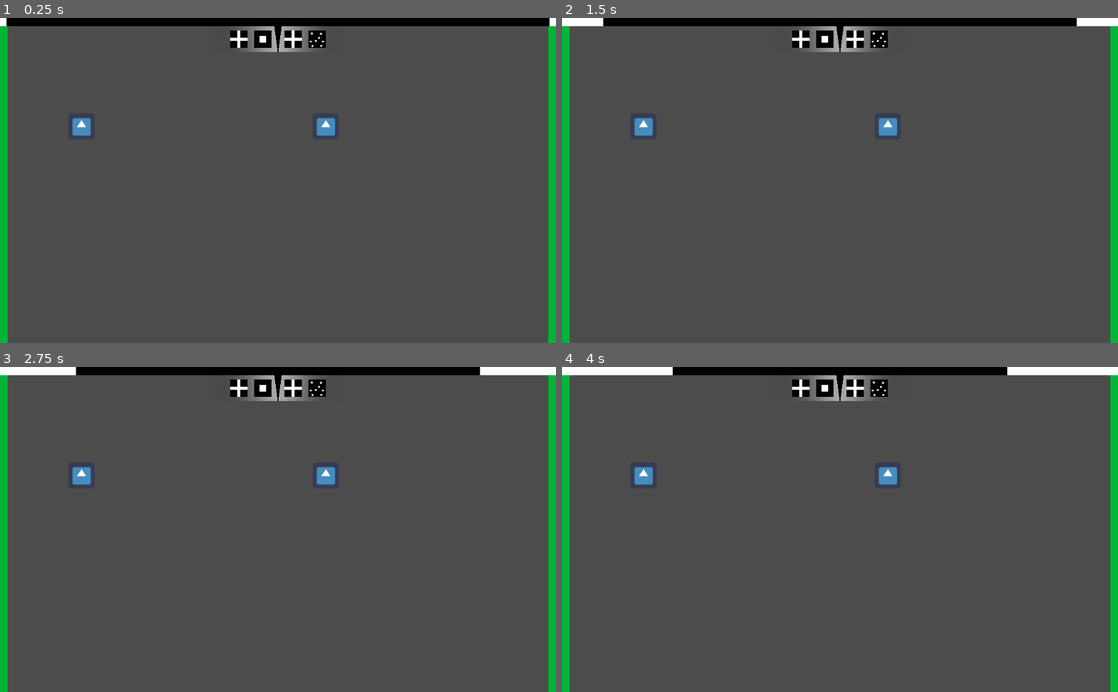
Above: before the commit, frames 1-4 (two rows, left to right).
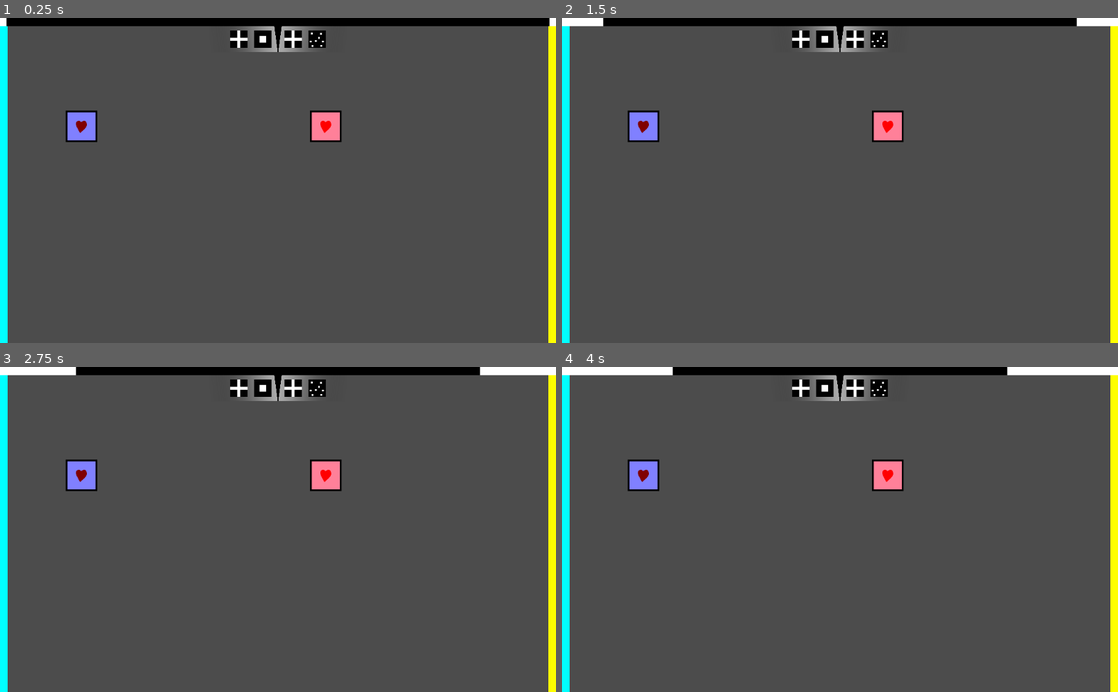
Above: after the commit, the same moments.

Repository: SamBumgardner/power-up-ld-51
Game: Godot game, scene res://scenes/Gameplay.tscn
Same seed, same stepped clock (60 frames per second), same inputs: the game is played once before the commit and once after it. The engine's default icon, where the game draws it, is replaced by a stand-in: a white triangle on a blue panel in a dark square.
Inputs:
- Up to frame 1 (0.25 s): no input
- Up to frame 2 (1.5 s): tap Enter at 0.5 s
- Up to frame 3 (2.75 s): no input
- Up to frame 4 (4 s): tap Space at 3.5 s

The runs differ from the first frame. In frame 1, 3.8% of the frame differs, in the area x 0-100%, y 2-100%; in frame 2, 3.8%; in frame 3, 3.8%; in frame 4, 3.8%.

Commit message:
adjusted player graphic, health bars for readability

Diff:
--- a/hud/PlayerHealthBar.gd
+++ b/hud/PlayerHealthBar.gd
@@ -1,7 +1,16 @@
 extends ProgressBar
+
+const BLUE = Color(0, 25, 175, 200)
+const ORANGE = Color(225, 50, 0, 200)
 
 export(NodePath) var player_path
 onready var player:Player = get_node(player_path) as Player
 
+func _ready():
+	if player.player_number == 1:
+		self_modulate = BLUE
+	else:
+		self_modulate = ORANGE
+
 func _process(_delta):
 	value = player.health
--- a/hud/PlayerHealthBar.tscn
+++ b/hud/PlayerHealthBar.tscn
@@ -3,7 +3,7 @@
 [ext_resource path="res://hud/PlayerHealthBar.gd" type="Script" id=1]
 
 [sub_resource type="StyleBoxFlat" id=1]
-bg_color = Color( 0, 0.705882, 0.211765, 1 )
+bg_color = Color( 1, 1, 1, 1 )
 
 [sub_resource type="StyleBoxFlat" id=2]
 bg_color = Color( 0, 0, 0, 1 )
@@ -11,8 +11,10 @@
 [node name="HealthBar" type="ProgressBar"]
 anchor_right = 1.0
 anchor_bottom = 1.0
-margin_right = -1010.0
-margin_bottom = -15.0
+margin_top = 600.0
+margin_right = -439.0
+margin_bottom = 14.0
+rect_rotation = -90.0
 custom_styles/fg = SubResource( 1 )
 custom_styles/bg = SubResource( 2 )
 max_value = 10.0
--- a/patterns/CannonBase.gd
+++ b/patterns/CannonBase.gd
@@ -9,7 +9,7 @@
 var pattern_collision:int
 
 export var projectile_sprite_frame = 0
-export var base_velocity:float = 400
+export var base_velocity:float = 250
 var projectile_infos:Array
 var calc_vector:Vector2 = Vector2(1, 0)
 
--- a/scenes/Bullet.gd
+++ b/scenes/Bullet.gd
@@ -1,4 +1,7 @@
 extends Area2D
+
+const BLUE = Color(0, 25, 175, 200)
+const ORANGE = Color(225, 50, 0, 200)
 
 var screen_size
 var velocity = Vector2();
@@ -12,6 +15,11 @@
 	collision_layer = 0
 	collision_mask = spawn_collision_mask
 	$AnimatedSprite.frame = sprite_frame
+	# hacky way to color sprites to indicate player allegiance:
+	if (spawn_collision_mask % 2 == 0):
+		$AnimatedSprite.modulate = BLUE
+	else:
+		$AnimatedSprite.modulate = ORANGE
 
 func _physics_process(delta):
 	position += velocity * delta
--- a/scenes/Bullet.tscn
+++ b/scenes/Bullet.tscn
@@ -1,6 +1,6 @@
 [gd_scene load_steps=5 format=2]
 
-[ext_resource path="res://art/icon.png" type="Texture" id=1]
+[ext_resource path="res://art/bullet.png" type="Texture" id=1]
 [ext_resource path="res://scenes/Bullet.gd" type="Script" id=2]
 
 [sub_resource type="SpriteFrames" id=2]
@@ -12,12 +12,13 @@
 } ]
 
 [sub_resource type="CircleShape2D" id=1]
+radius = 5.0
 
 [node name="Bullet" type="Area2D"]
 script = ExtResource( 2 )
 
 [node name="AnimatedSprite" type="AnimatedSprite" parent="."]
-scale = Vector2( 0.5, 0.5 )
+scale = Vector2( 0.2, 0.2 )
 frames = SubResource( 2 )
 
 [node name="CollisionShape2D" type="CollisionShape2D" parent="."]
--- a/scenes/Gameplay.tscn
+++ b/scenes/Gameplay.tscn
@@ -22,16 +22,11 @@
 [node name="Projectiles" type="Node" parent="."]
 
 [node name="HealthBarP1" parent="." instance=ExtResource( 4 )]
-margin_top = 15.0
-margin_bottom = 0.0
 player_path = NodePath("../Player1")
 
 [node name="HealthBarP2" parent="." instance=ExtResource( 4 )]
-margin_left = 1024.0
-margin_top = 600.0
-margin_right = 14.0
-margin_bottom = 585.0
-rect_rotation = 180.0
+margin_left = 1010.0
+margin_right = 571.0
 player_path = NodePath("../Player2")
 
 [node name="UpgradeProgress" parent="." instance=ExtResource( 2 )]
--- a/scenes/Player.gd
+++ b/scenes/Player.gd
@@ -6,9 +6,7 @@
 signal create_turret
 signal upgrades_changed
 
-export var PROJECTILE_SPEED = 500
-export var PROJECTILE_SPRITE_INDEX = 32
-export var speed = 200
+export var speed = 125
 export var max_health = 10
 var health = max_health
 export var player_number = 1
@@ -17,7 +15,10 @@
 onready var target_player = get_node(target_player_path)
 onready var target_player_collision = target_player.get("collision_layer")
 
-const DEFAULT_TINT = Color(1,1,1,1)
+const BLUE = Color(.5, .5, 1, 1)
+const ORANGE = Color(1, .5, .6, 1)
+
+var default_tint = Color(1,1,1,1)
 const HURT_TINT = Color(.5,.5,.5,.5)
 const RECOVERY_DURATION = 2
 
@@ -44,6 +45,15 @@
 	radius = ($CollisionShape2D.shape as CircleShape2D).radius
 	max_x = screen_size.x - radius
 	max_y = screen_size.y - radius
+
+	if player_number == 1:
+		default_tint = BLUE
+	else:
+		default_tint = ORANGE
+
+	$AnimatedSprite.modulate = default_tint
+	pass
+
 
 func _process(_delta):
 	if velocity.length() > 0:
@@ -130,7 +140,7 @@
 		upgrade.set_physics_process(false)
 
 func _on_Recovery_timeout():
-	$AnimatedSprite.modulate = DEFAULT_TINT
+	$AnimatedSprite.modulate = default_tint
 	$CollisionShape2D.set_deferred("disabled", false)
 
 ###############
--- a/scenes/Player.tscn
+++ b/scenes/Player.tscn
@@ -1,7 +1,7 @@
 [gd_scene load_steps=10 format=2]
 
 [ext_resource path="res://scenes/Player.gd" type="Script" id=1]
-[ext_resource path="res://art/icon.png" type="Texture" id=2]
+[ext_resource path="res://art/player.png" type="Texture" id=2]
 [ext_resource path="res://audio/Place_Turret.wav" type="AudioStream" id=3]
 [ext_resource path="res://audio/Upgrade_Self.wav" type="AudioStream" id=4]
 [ext_resource path="res://audio/Explosion_Long.wav" type="AudioStream" id=5]
@@ -17,13 +17,14 @@
 } ]
 
 [sub_resource type="CircleShape2D" id=3]
+radius = 5.0
 
 [node name="Player" type="Area2D"]
 collision_mask = 0
 script = ExtResource( 1 )
 
 [node name="AnimatedSprite" type="AnimatedSprite" parent="."]
-scale = Vector2( 0.75, 0.75 )
+scale = Vector2( 0.45, 0.45 )
 frames = SubResource( 2 )
 
 [node name="CollisionShape2D" type="CollisionShape2D" parent="."]
Binary file added: art/bullet.png
Binary file added: art/player.png
